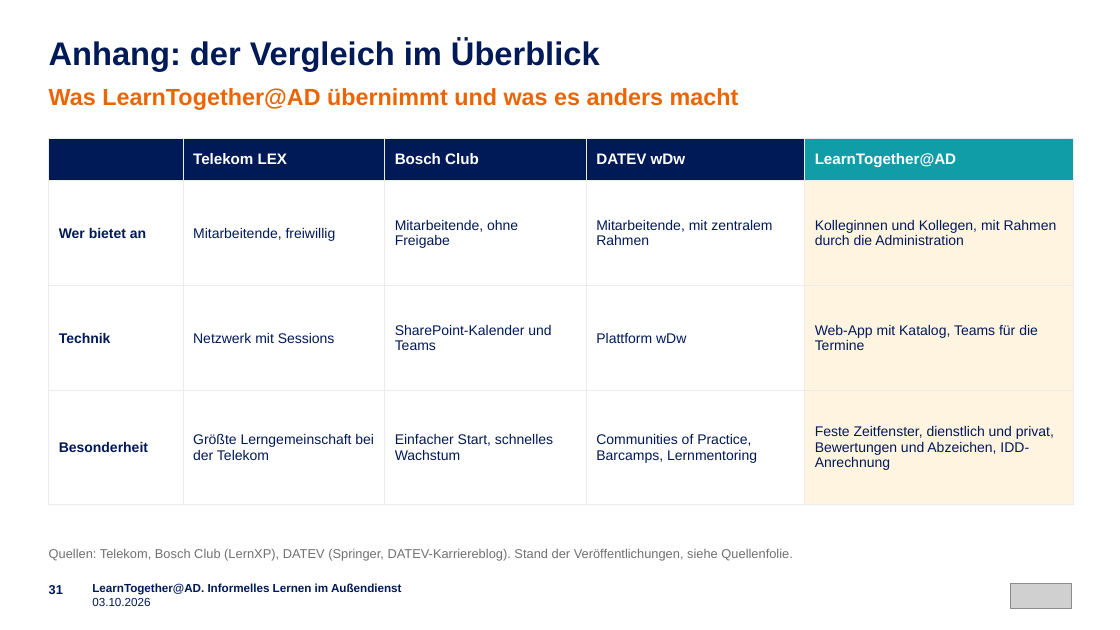
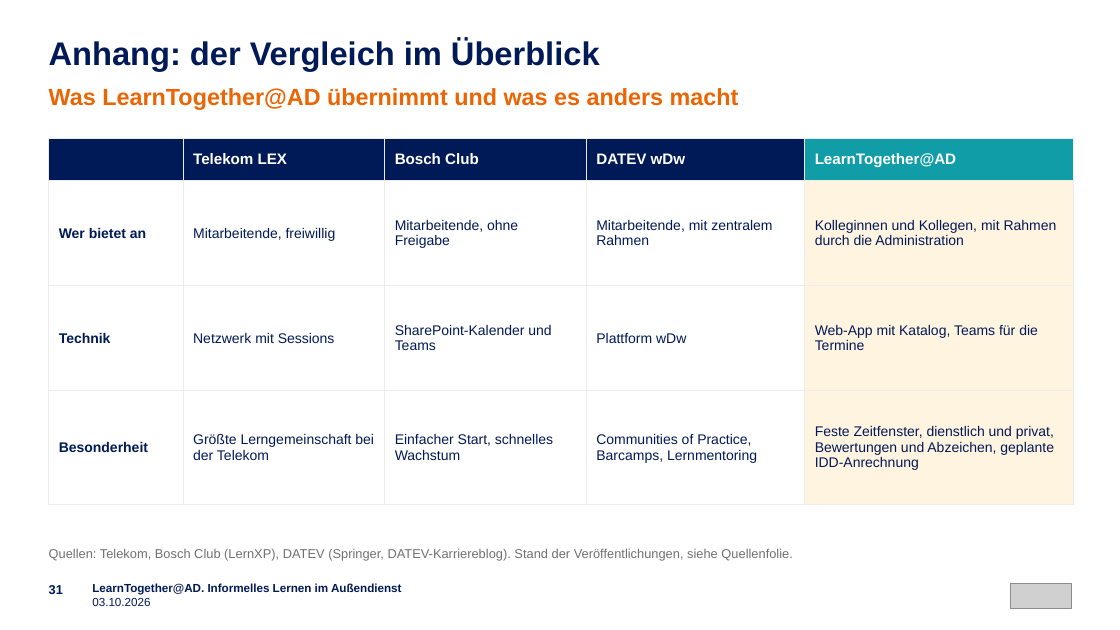
Before and after one commit to emplush/ruv_learntogether, a slide deck: slide 31 of docs/LearnTogether-AD_Praesentation.pptx. Drawn at 1120x630 pixels with LibreOffice and Linux fonts; fonts in the diff are those of the drawing; grey boxes stand for pictures. Boxes give left, top, right and bottom in pixels: in the first picture for what was removed or moved away, otherwise in the second. Text is boxed around its words. In the diff, an @@ line names an element or a change of style, - is before the commit and + after.

```diff
--- a/docs/LearnTogether-AD_Praesentation.pptx
+++ b/docs/LearnTogether-AD_Praesentation.pptx
@@ table at (49, 139, 1074, 474) @@
-row 4, column 5: Feste Zeitfenster, dienstlich und privat, Bewertungen und Abzeichen, IDD-Anrechnung
+row 4, column 5: Feste Zeitfenster, dienstlich und privat, Bewertungen und Abzeichen, geplante IDD-Anrechnung
```
Also in this commit, not shown: 5 other slides changed, 1 other file.
